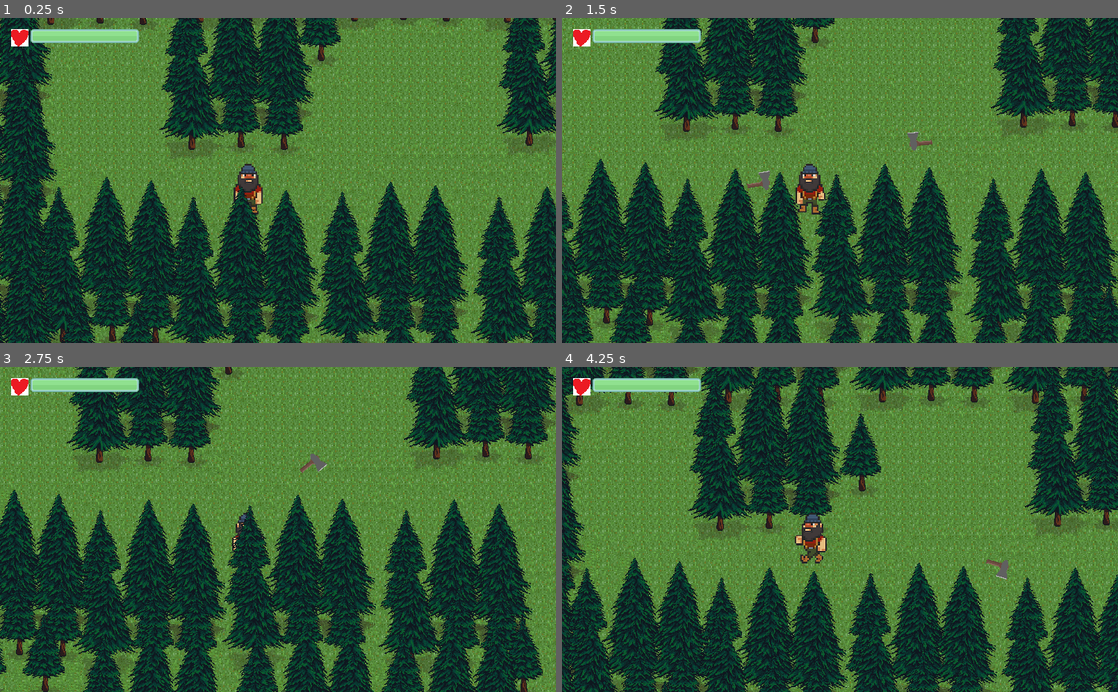
Above: before the commit, frames 1-4 (two rows, left to right).
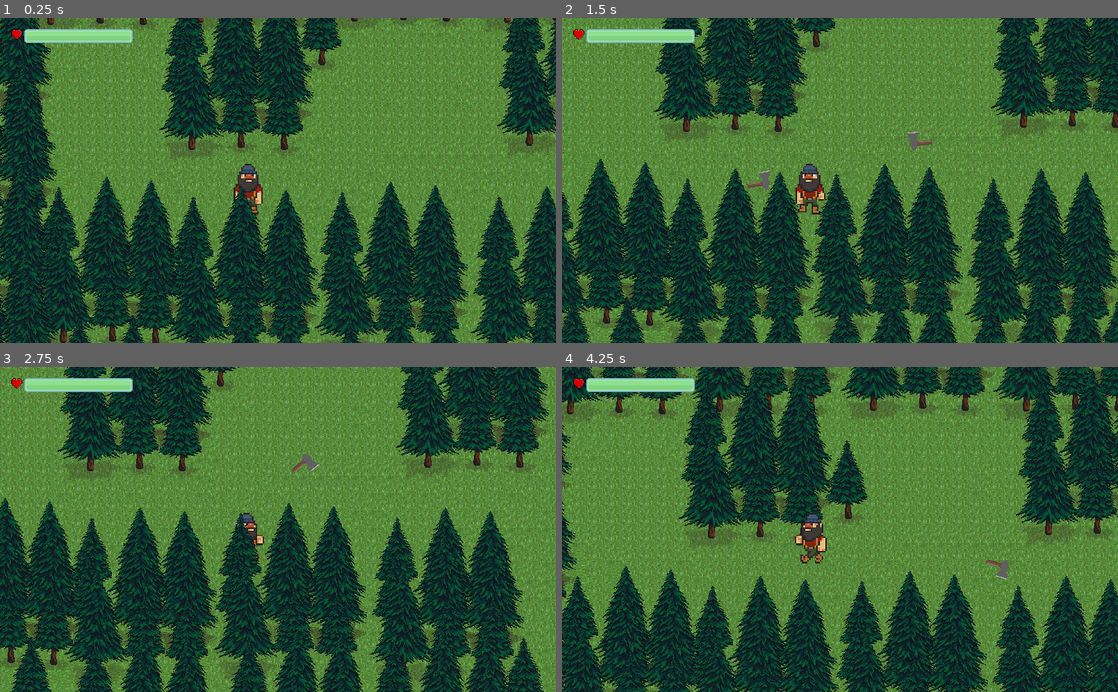
Above: after the commit, the same moments.

Repository: TeamQuest/ChristmasTree
Game: Godot game, scene res://maps/Level1.tscn
The game is run twice, just before and just after one commit, with the same random seed, the same clock (stepped at 60 frames per second) and the same inputs.
Inputs (mouse positions are in pixels of both pictures, inside the frame that each line leads up to):
- Up to frame 1 (0.25 s): no input
- Up to frame 2 (1.5 s): tap Enter at 0.5 s; move the mouse to (962, 164) at 0.52 s; hold Right (move_right) 0.53-1.28 s; click (962, 164) at 0.6 s; move the mouse to (728, 196) at 1.27 s; hold Down (move_down) from 1.28 s (still down); click (728, 196) at 1.35 s
- Up to frame 3 (2.75 s): move the mouse to (333, 458) at 2.02 s; release Down (move_down) at 2.03 s; hold Right (move_right) from 2.03 s (still down); click (333, 458) at 2.1 s
- Up to frame 4 (4.25 s): move the mouse to (812, 594) at 2.77 s; release Right (move_right) at 2.78 s; hold Up (move_up) 2.78-3.53 s; click (812, 594) at 2.85 s; move the mouse to (1006, 578) at 3.52 s; hold Left (move_left) from 3.53 s (still down); click (1006, 578) at 3.6 s

The runs differ from the first frame. In frame 1, 1.3% of the frame differs, in the area x 2-62%, y 0-100%; in frame 2, 1.8%; in frame 3, 51%, in the area x 0-100%, y 0-100%; in frame 4, 51%.

Commit message:
Add dead body animations

Diff:
--- a/UI/HUD.tscn
+++ b/UI/HUD.tscn
@@ -23,13 +23,16 @@
 margin_bottom = 580.0
 
 [node name="TextureRect" type="TextureRect" parent="Margin/Container"]
-margin_right = 32.0
-margin_bottom = 560.0
+margin_right = 25.0
+margin_bottom = 25.0
+size_flags_horizontal = 0
+size_flags_vertical = 0
 texture = ExtResource( 2 )
+stretch_mode = 1
 
 [node name="HealthBar" type="TextureProgress" parent="Margin/Container"]
-margin_left = 36.0
-margin_right = 236.0
+margin_left = 31.0
+margin_right = 225.0
 margin_bottom = 560.0
 value = 75.0
 texture_over = ExtResource( 3 )
--- a/bullets/Bullet.gd
+++ b/bullets/Bullet.gd
@@ -22,10 +22,12 @@
 	position += velocity * delta
 
 func _on_Bullet_body_entered(body):
-	$AnimationPlayer.stop()
-	queue_free()
-	if body.has_method('take_damage'):
-		body.take_damage(damage)
+	var has_alive = body.get('alive') != null
+	if not has_alive or body.alive:
+		$AnimationPlayer.stop()
+		queue_free()
+		if body.has_method('take_damage'):
+			body.take_damage(damage)
 
 func _on_Lifetime_timeout():
 	queue_free()
--- a/bullets/Bullet.tscn
+++ b/bullets/Bullet.tscn
@@ -3,12 +3,11 @@
 [ext_resource path="res://bullets/Bullet.gd" type="Script" id=1]
 [ext_resource path="res://bullets/axe.png" type="Texture" id=2]
 
-[sub_resource type="CapsuleShape2D" id=2]
+[sub_resource type="CapsuleShape2D" id=1]
 radius = 121.573
 height = 210.498
 
-[sub_resource type="Animation" id=1]
-resource_name = "throw"
+[sub_resource type="Animation" id=2]
 loop = true
 step = 0.25
 tracks/0/type = "value"
@@ -50,6 +49,7 @@
 
 [node name="Bullet" type="Area2D"]
 scale = Vector2( 0.1, 0.1 )
+z_index = -1
 collision_layer = 8
 collision_mask = 5
 script = ExtResource( 1 )
@@ -59,19 +59,18 @@
 
 [node name="Sprite" type="Sprite" parent="."]
 position = Vector2( -4.76837e-06, -9.53674e-06 )
-scale = Vector2( 1, 1 )
 texture = ExtResource( 2 )
 
 [node name="CollisionShape2D" type="CollisionShape2D" parent="."]
 position = Vector2( -39.8844, -108.905 )
 rotation = 1.5708
-shape = SubResource( 2 )
+shape = SubResource( 1 )
 
 [node name="Lifetime" type="Timer" parent="."]
 one_shot = true
 autostart = true
 
 [node name="AnimationPlayer" type="AnimationPlayer" parent="."]
-anims/throw = SubResource( 1 )
+anims/throw = SubResource( 2 )
 [connection signal="body_entered" from="." to="." method="_on_Bullet_body_entered"]
 [connection signal="timeout" from="Lifetime" to="." method="_on_Lifetime_timeout"]
--- a/characters/EvilTree.gd
+++ b/characters/EvilTree.gd
@@ -1,14 +1,13 @@
 extends "res://characters/Movable.gd"
 
 var target = null
+var detect_radius: int
 
-export (int) var detect_radius
 export (int) var arm_speed
 
 func _ready():
-	var circle = CircleShape2D.new()
-	$DetectRadius/CollisionShape2D.shape = circle
-	$DetectRadius/CollisionShape2D.shape.radius = detect_radius
+	$DeadBody.visible = false
+	detect_radius = $DetectRadius/CollisionShape2D.shape.radius
 
 func control(_delta):
 	pass
@@ -39,6 +38,11 @@
 		target = null
 
 func die():
-	target = null
-	alive = false
-	$Body.texture = load("res://images/arm.png")
+	if alive:
+		z_index = -2
+		$DeadBody.frame = randi() % 4
+		target = null
+		$DeadBody.visible = true
+		$Body.visible = false
+		$BodyCollider.set_deferred("disabled", true)
+		alive = false
--- a/characters/EvilTree.tscn
+++ b/characters/EvilTree.tscn
@@ -6,8 +6,14 @@
 [ext_resource path="res://images/conifers.png" type="Texture" id=4]
 
 [sub_resource type="CapsuleShape2D" id=1]
-radius = 22.4196
-height = 33.725
+radius = 8.80537
+height = 14.4373
+
+[sub_resource type="CircleShape2D" id=4]
+radius = 250.0
+
+[sub_resource type="CircleShape2D" id=3]
+radius = 31.1479
 
 [node name="EvilTree" index="0" instance=ExtResource( 1 )]
 collision_layer = 4
@@ -17,7 +23,6 @@
 speed = 80
 gun_cooldown = 0.8
 max_health = 50
-detect_radius = 250
 arm_speed = 1
 
 [node name="Body" parent="." index="0"]
@@ -27,8 +32,7 @@
 region_rect = Rect2( 391, 2, 79, 158 )
 
 [node name="CollisionShape2D" parent="." index="1"]
-position = Vector2( -1.72073, 43.6815 )
-rotation = 1.57524
+position = Vector2( 0.039112, 49.8272 )
 shape = SubResource( 1 )
 
 [node name="Hand" parent="Arm" index="0"]
@@ -38,6 +42,19 @@
 collision_mask = 2
 
 [node name="CollisionShape2D" type="CollisionShape2D" parent="DetectRadius" index="0"]
-position = Vector2( -0.456024, 39.4547 )
+position = Vector2( -0.07209, 33.1198 )
+shape = SubResource( 4 )
+
+[node name="DeadBody" type="Sprite" parent="." index="7"]
+visible = false
+position = Vector2( 2.83899, 54.0498 )
+texture = ExtResource( 4 )
+hframes = 4
+region_enabled = true
+region_rect = Rect2( 805, 125, 100, 35 )
+
+[node name="BodyCollider" type="CollisionShape2D" parent="." index="8"]
+position = Vector2( -1.03859, 0.566845 )
+shape = SubResource( 3 )
 [connection signal="body_entered" from="DetectRadius" to="." method="_on_DetectRadius_body_entered"]
 [connection signal="body_exited" from="DetectRadius" to="." method="_on_DetectRadius_body_exited"]
--- a/characters/Lumberjack.gd
+++ b/characters/Lumberjack.gd
@@ -33,5 +33,6 @@
 		shoot()
 
 func die():
-	#game over
+#	game over
+	$Camera2D.current = false
 	queue_free()
--- a/characters/Lumberjack.tscn
+++ b/characters/Lumberjack.tscn
@@ -2,14 +2,13 @@
 
 [ext_resource path="res://characters/Movable.tscn" type="PackedScene" id=1]
 [ext_resource path="res://characters/Lumberjack.gd" type="Script" id=2]
-[ext_resource path="res://lumberjack.png" type="Texture" id=3]
+[ext_resource path="res://images/lumberjack.png" type="Texture" id=3]
 [ext_resource path="res://images/arm.png" type="Texture" id=4]
 
-[sub_resource type="CapsuleShape2D" id=1]
-radius = 10.5179
-height = 14.8581
+[sub_resource type="CircleShape2D" id=1]
+radius = 20.868
 
-[sub_resource type="Animation" id=5]
+[sub_resource type="Animation" id=2]
 resource_name = "idle"
 length = 12.0
 step = 0.4
@@ -42,8 +41,7 @@
 "values": [ 16, 0, 17, 0 ]
 }
 
-[sub_resource type="Animation" id=3]
-resource_name = "walk_left"
+[sub_resource type="Animation" id=4]
 loop = true
 step = 0.25
 tracks/0/type = "value"
@@ -71,8 +69,7 @@
 "values": [ true ]
 }
 
-[sub_resource type="Animation" id=4]
-resource_name = "walk_right"
+[sub_resource type="Animation" id=5]
 loop = true
 step = 0.25
 tracks/0/type = "value"
@@ -100,8 +97,7 @@
 "values": [ false ]
 }
 
-[sub_resource type="Animation" id=2]
-resource_name = "walk_up"
+[sub_resource type="Animation" id=6]
 loop = true
 step = 0.25
 tracks/0/type = "value"
@@ -133,8 +129,7 @@
 region_rect = Rect2( 0, 0, 110, 110 )
 
 [node name="CollisionShape2D" parent="." index="1"]
-position = Vector2( -7.6592e-06, 23.3016 )
-rotation = 1.56504
+position = Vector2( -1.70193, 28.0821 )
 shape = SubResource( 1 )
 
 [node name="Arm" parent="." index="2"]
@@ -151,8 +146,8 @@
 
 [node name="AnimationPlayer" parent="." index="5"]
 playback_speed = 3.0
-anims/idle = SubResource( 5 )
-anims/walk_down = SubResource( 6 )
-anims/walk_left = SubResource( 3 )
-anims/walk_right = SubResource( 4 )
-anims/walk_up = SubResource( 2 )
+anims/idle = SubResource( 2 )
+anims/walk_down = SubResource( 3 )
+anims/walk_left = SubResource( 4 )
+anims/walk_right = SubResource( 5 )
+anims/walk_up = SubResource( 6 )
--- a/characters/Movable.gd
+++ b/characters/Movable.gd
@@ -37,11 +37,12 @@
 	if not alive:
 		return
 	control(delta)
-	move_and_slide(velocity * speed * delta)
+	velocity = move_and_slide(velocity * speed * delta)
 
 func take_damage(amount):
 	health -= amount
-	$OnBodyAnimation.play("spit_blood")
+	if alive:
+		$OnBodyAnimation.play("spit_blood")
 	emit_signal('health_changed', health * 100/max_health)
 	if(health <= 0):
 		die()
@@ -51,3 +52,8 @@
 
 func die():
 	queue_free()
+
+func _when_near_poof_xd(anim_name):
+	if anim_name == 'spit_blood' and health <= 0:
+		$Poof.visible = true
+		$OnBodyAnimation.play("poof_out", -1, 2.0)
--- a/characters/Movable.tscn
+++ b/characters/Movable.tscn
@@ -1,7 +1,8 @@
-[gd_scene load_steps=5 format=2]
+[gd_scene load_steps=7 format=2]
 
 [ext_resource path="res://characters/Movable.gd" type="Script" id=1]
 [ext_resource path="res://images/blood.png" type="Texture" id=2]
+[ext_resource path="res://images/splash.png" type="Texture" id=3]
 
 [sub_resource type="Animation" id=1]
 resource_name = "spit_blood"
@@ -17,6 +18,23 @@
 "transitions": PoolRealArray( 1, 1, 1, 1, 1, 1 ),
 "update": 1,
 "values": [ 0, 1, 2, 3, 4, 5 ]
+}
+
+[sub_resource type="Animation" id=3]
+resource_name = "poof_out"
+length = 1.4
+step = 0.2
+tracks/0/type = "value"
+tracks/0/path = NodePath("Poof:frame")
+tracks/0/interp = 1
+tracks/0/loop_wrap = true
+tracks/0/imported = false
+tracks/0/enabled = true
+tracks/0/keys = {
+"times": PoolRealArray( 0, 0.2, 0.4, 0.6, 0.8, 1, 1.2 ),
+"transitions": PoolRealArray( 1, 1, 1, 1, 1, 1, 1 ),
+"update": 1,
+"values": [ 0, 1, 2, 3, 4, 5, 6 ]
 }
 
 [sub_resource type="Animation" id=2]
@@ -53,6 +71,7 @@
 anims/spit_blood = SubResource( 1 )
 
 [node name="OnBodyAnimation" type="AnimationPlayer" parent="."]
+anims/poof_out = SubResource( 3 )
 anims/spit_blood = SubResource( 2 )
 
 [node name="Sprite" type="Sprite" parent="."]
@@ -60,4 +79,11 @@
 texture = ExtResource( 2 )
 hframes = 6
 frame = 5
+
+[node name="Poof" type="Sprite" parent="."]
+visible = false
+position = Vector2( -0.928711, 0 )
+texture = ExtResource( 3 )
+hframes = 7
 [connection signal="timeout" from="GunTimer" to="." method="_on_GunTimer_timeout"]
+[connection signal="animation_finished" from="OnBodyAnimation" to="." method="_when_near_poof_xd"]
--- a/maps/Level1.tscn
+++ b/maps/Level1.tscn
@@ -187,6 +187,7 @@
 }
 
 [node name="Ground" type="TileMap" parent="."]
+z_index = -3
 tile_set = SubResource( 1 )
 cell_size = Vector2( 32, 32 )
 cell_quadrant_size = 32
@@ -209,6 +210,7 @@
 position = Vector2( 939.918, 550.636 )
 
 [node name="EvilTree3" parent="Sort/enemies" instance=ExtResource( 3 )]
+visible = false
 position = Vector2( -47.9568, 536.037 )
 
 [node name="EvilTree4" parent="Sort/enemies" instance=ExtResource( 3 )]
Not shown: 1 places in characters/EvilTree.tscn that only renumber resources
Not shown: 1 places in characters/Lumberjack.tscn that only renumber resources
Binary file changed: images/conifers.png
Binary file changed: images/heart.png
Binary file changed: images/lumberjack.png
Not shown, changed: images/lumberjack.png.import
Binary file added: images/splash.png
Not shown, changed: images/splash.png.import
Binary file removed: lumberjack.png
